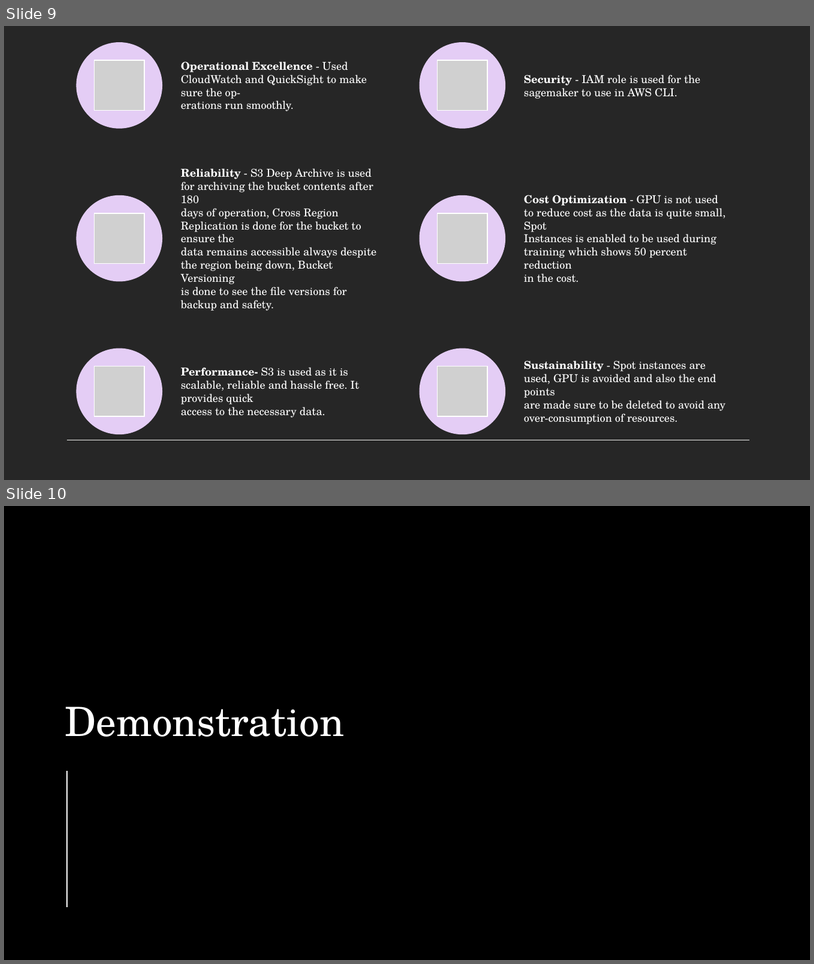
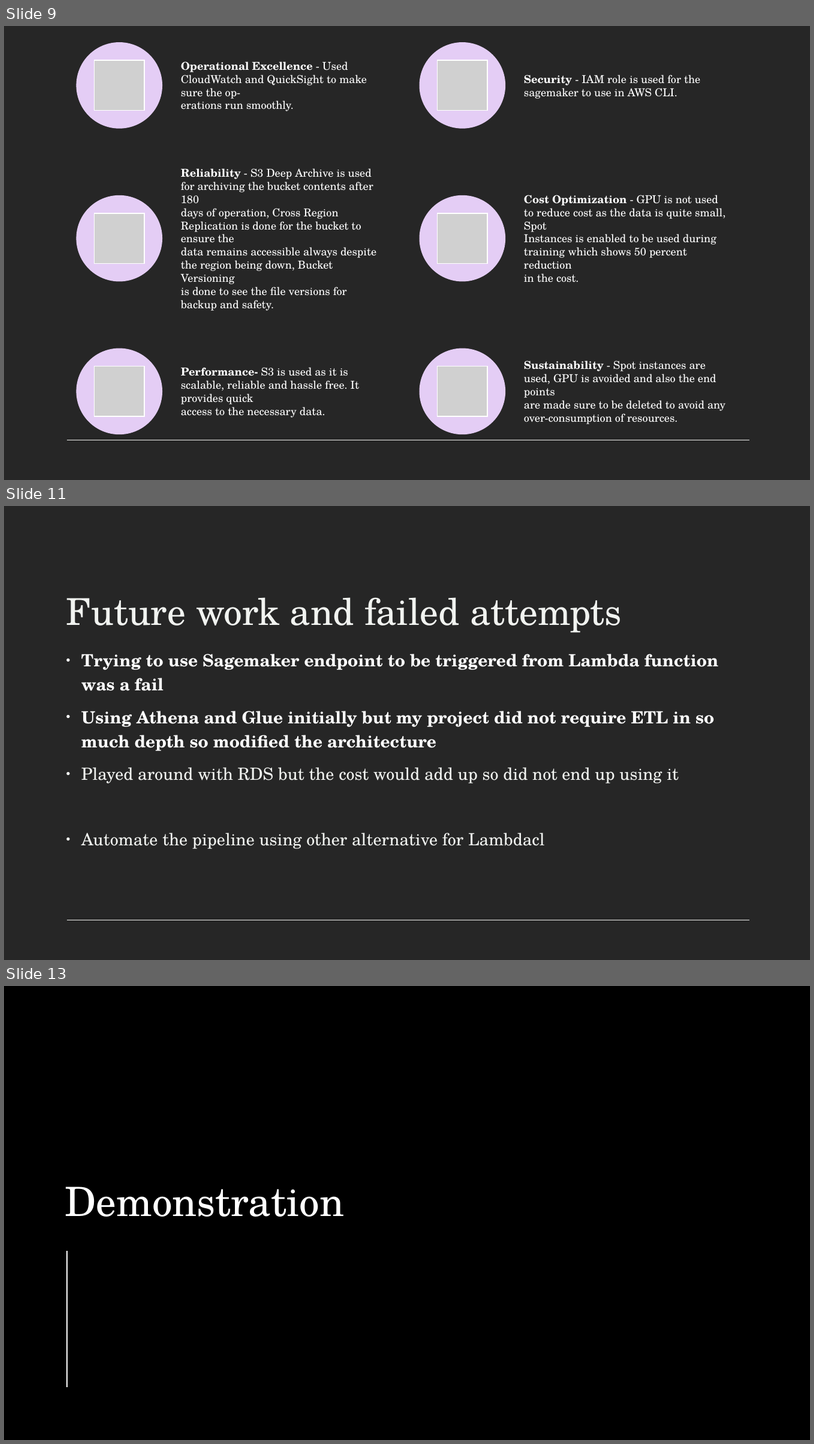
Before and after one commit to sagunrupakheti/AWS-Project-Fitbit, a slide deck: Presentation Slide/Implementing a Cloud-based Architecture for Machine Learning and.pptx. Shown one above the other, each under a label of ours: slides 9 and 10 before the commit, slides 9, 11 and 13 after it; the slides between them are not shown. The pictures are 814x964 and 814x1444 pixels, drawn with LibreOffice and Linux fonts; fonts in the diff are those of the drawing; grey boxes stand for pictures; background and template pictures are left out. Boxes give left, top, right and bottom in pixels: in the first picture for what was removed or moved away, otherwise in the second. Text is boxed around its words. In the diff, an @@ line names an element or a change of style, - is before the commit and + after.

Commit message:
Added lambda

```diff
--- a/Presentation Slide/Implementing a Cloud-based Architecture for Machine Learning and.pptx
+++ b/Presentation Slide/Implementing a Cloud-based Architecture for Machine Learning and.pptx
@@ slide 11 added at (x1=4, y1=506, x2=810, y2=960), background #262626; not listed: 1 template element that a slide beside it also shows @@
@@ title added at (x1=66, y1=597, x2=622, y2=633), 44 pt, text #F1F3F0 @@
+Future work and failed attempts
@@ text added at (x1=81, y1=654, x2=719, y2=849), 20 pt, text #FFFFFF, bold @@
+• Trying to use Sagemaker endpoint to be triggered from Lambda function was a fail
+• Using Athena and Glue initially but my project did not require ETL in so much depth so modified the architecture
+• Played around with RDS but the cost would add up so did not end up using it
+• Automate the pipeline using other alternative for Lambdacl
@@ what was slide 10 is now slide 13 @@
```
Also in this commit, not shown: 2 other slides added, 1 other file.
